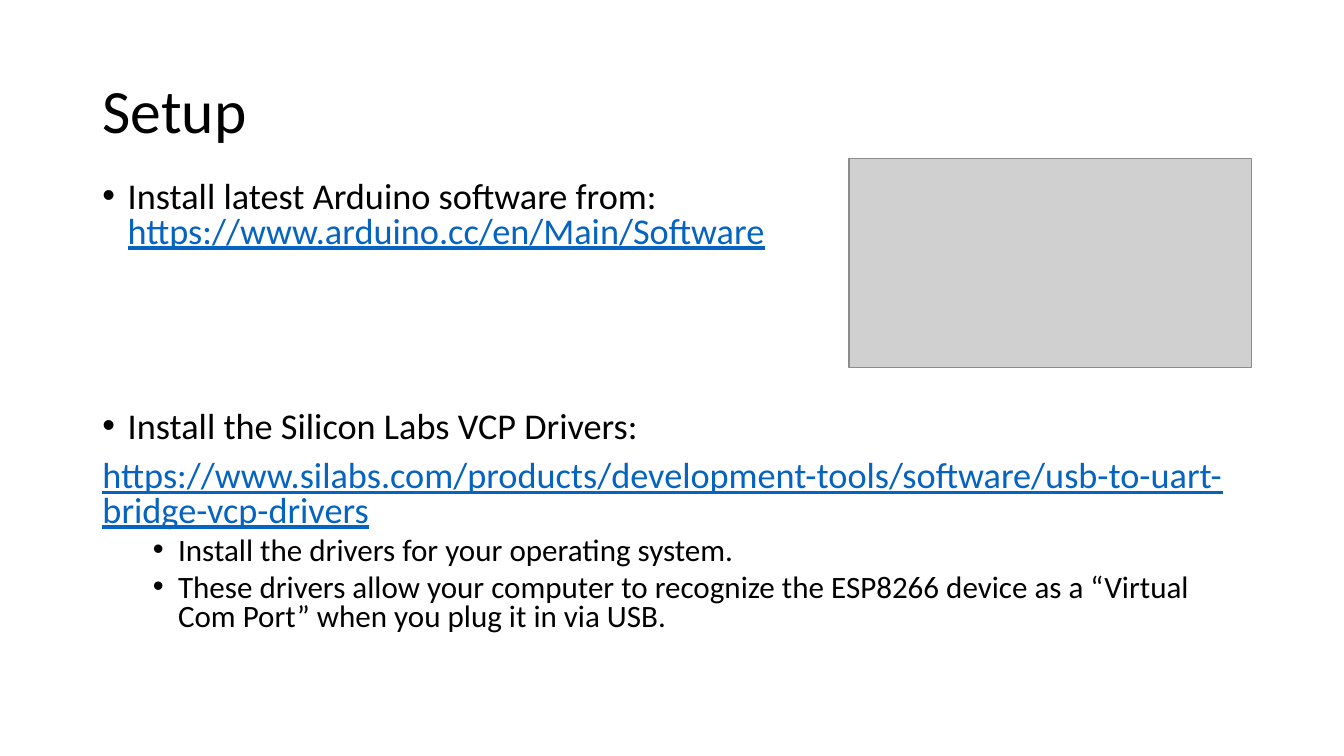
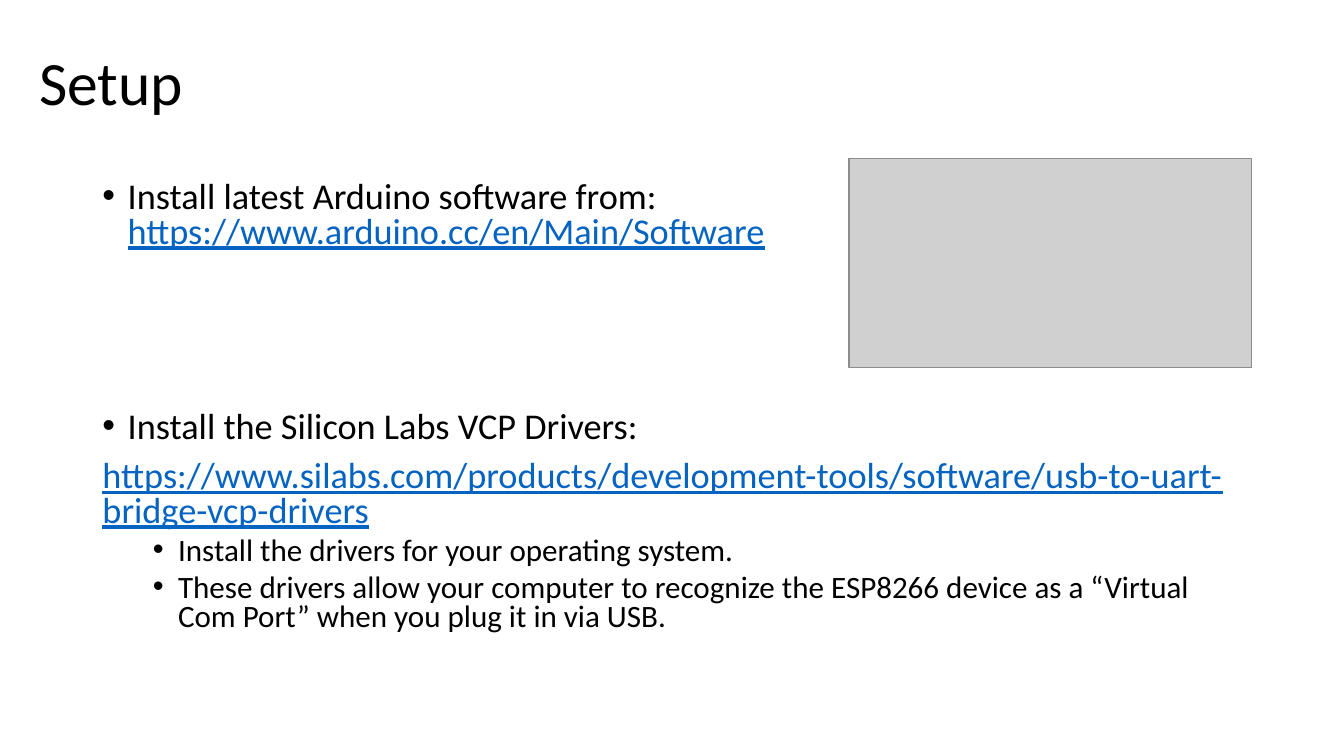
Before and after one commit to rdsuel/esp-class, a slide deck: slide 4 of Presentation.pptx. Drawn at 1344x756 pixels with LibreOffice and Linux fonts; fonts in the diff are those of the drawing; grey boxes stand for pictures. Boxes give left, top, right and bottom in pixels: in the first picture for what was removed or moved away, otherwise in the second. Text is boxed around its words. In the diff, an @@ line names an element or a change of style, - is before the commit and + after.

```diff
--- a/Presentation.pptx
+++ b/Presentation.pptx
@@ title "Setup": place and size @@
-title "Setup" at <box>102,93,246,143</box>
+title "Setup" at <box>39,65,183,115</box>
```
Also in this commit, not shown: 4 other slides changed.
